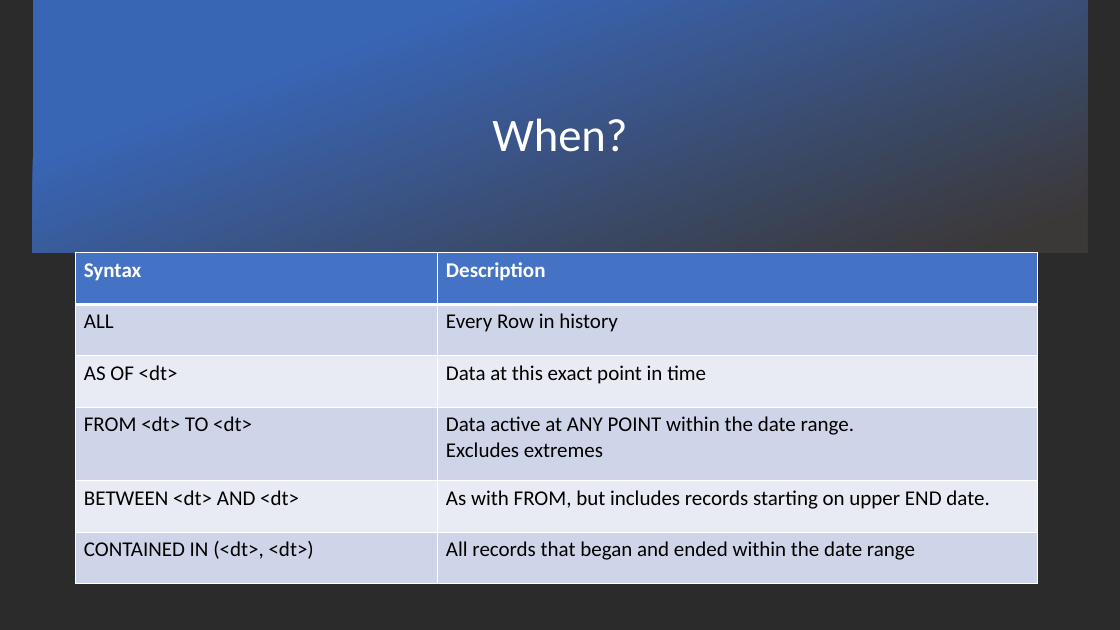
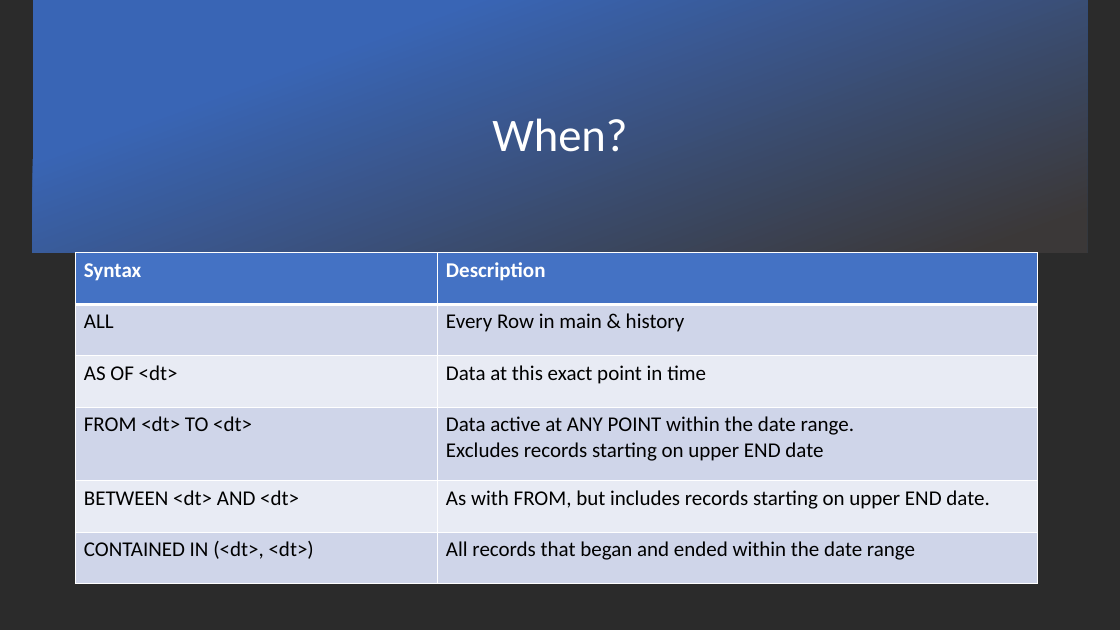
Before and after one commit to JoelGallagher/TimeTravelWithSqlServer, a slide deck: slide 25 of TimeTravelWithSQLServer.pptx (slide 23 before the commit). Drawn at 1120x630 pixels with LibreOffice and Linux fonts; fonts in the diff are those of the drawing; background and template pictures are left out; a plain dark background stands for a picture behind light text. Boxes give left, top, right and bottom in pixels: in the first picture for what was removed or moved away, otherwise in the second. Text is boxed around its words. In the diff, an @@ line names an element or a change of style, - is before the commit and + after.

Commit message:
DDD slides

```diff
--- a/TimeTravelWithSQLServer.pptx
+++ b/TimeTravelWithSQLServer.pptx
@@ table at <box>76,253,1038,584</box> @@
-row 2, column 2: Every Row in history
+row 2, column 2: Every Row in main & history
-row 4, column 2: Data active at ANY POINT within the date range. Excludes extremes
+row 4, column 2: Data active at ANY POINT within the date range. Excludes records starting on upper END date
```
Also in this commit, not shown: 15 other slides changed, 4 slides added, 2 slides removed.
